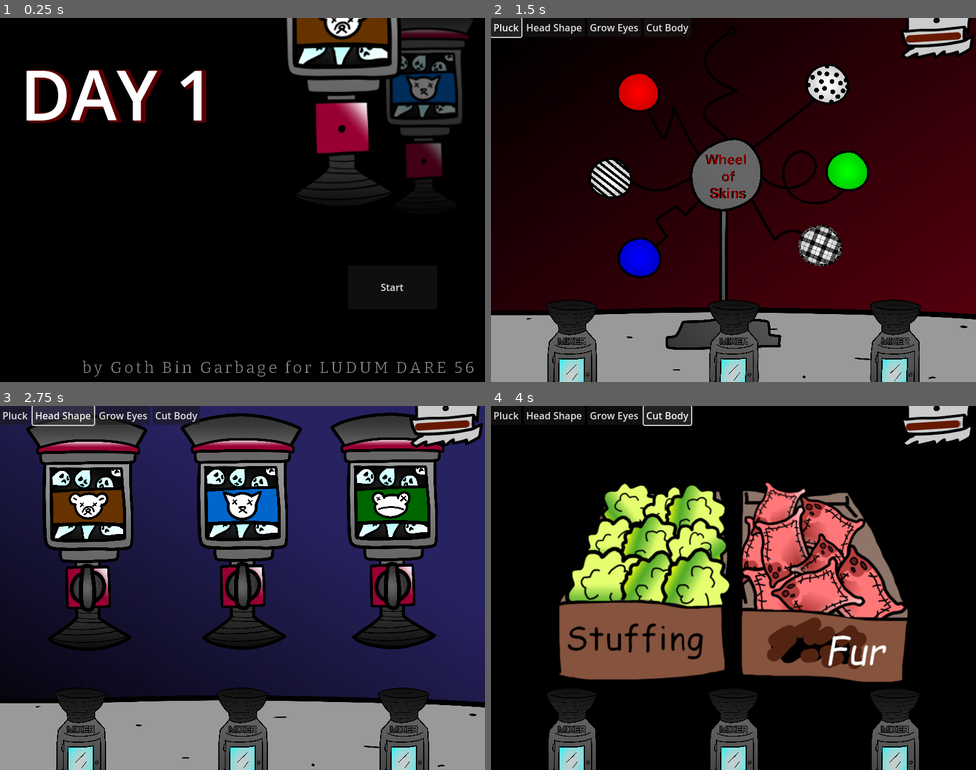
Above: before the commit, frames 1-4 (two rows, left to right).
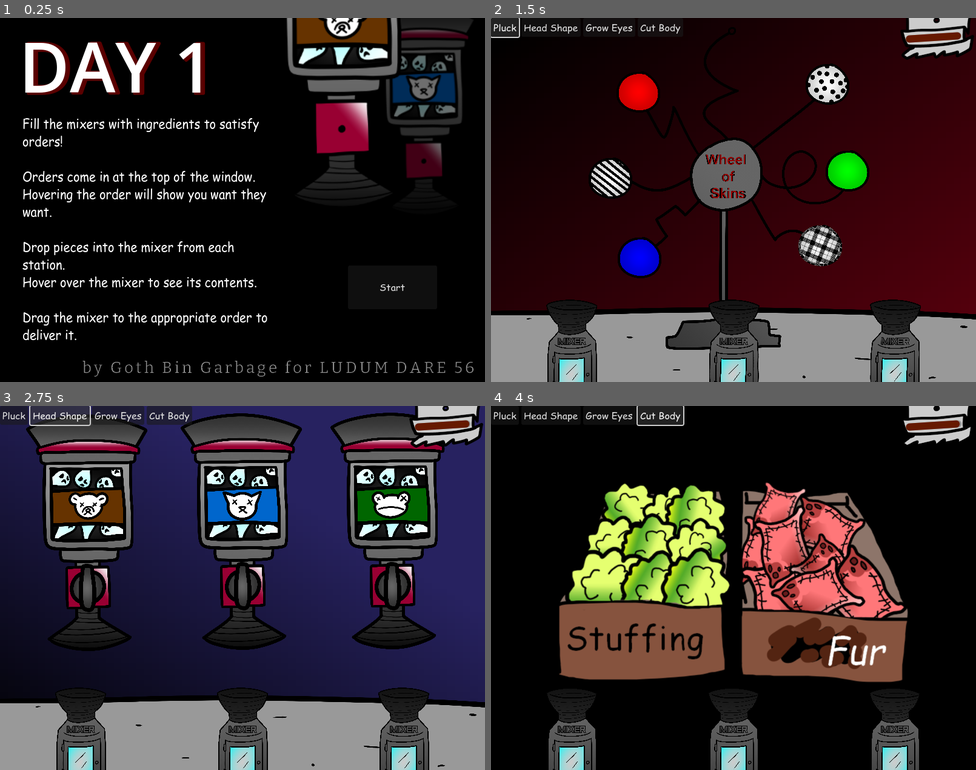
Above: after the commit, the same moments.

Repository: Goth-Bin-Garbage/build_a_dready_bear.swf
Game: Godot game, scene res://main.tscn
Two runs of this game, one before a commit and one after it. Both use one fixed random seed, a clock stepped at 60 frames per second and the inputs below.
Inputs:
- Up to frame 1 (0.25 s): no input
- Up to frame 2 (1.5 s): click "Start" at 0.5 s; click "Pluck" at 1.25 s
- Up to frame 3 (2.75 s): click "Head Shape" at 2 s
- Up to frame 4 (4 s): click "Grow Eyes" at 2.75 s; click "Cut Body" at 3.5 s

The runs differ from the first frame. In frame 1, 7.9% of the frame differs, in the area x 4-84%, y 6-89%; in frame 2, 0.5%; in frame 3, 0.6%; in frame 4, 0.6%.

Commit message:
instructions + comic sans

Diff:
--- a/day_screen.tscn
+++ b/day_screen.tscn
@@ -1,13 +1,22 @@
-[gd_scene load_steps=4 format=3 uid="uid://re4dn30y8pjc"]
+[gd_scene load_steps=7 format=3 uid="uid://re4dn30y8pjc"]
 
 [ext_resource type="Script" path="res://day_screen.gd" id="1_ir3j4"]
 [ext_resource type="Texture2D" uid="uid://d3jfsjn3j7spf" path="res://sprites/title_screen.png" id="1_qpn8g"]
+[ext_resource type="FontFile" uid="uid://d2m6ghn0q8df3" path="res://ui/Comic Sans MS.ttf" id="3_eugu7"]
 
 [sub_resource type="LabelSettings" id="LabelSettings_cia1q"]
 font_size = 114
 shadow_size = 11
 shadow_color = Color(0.352572, 4.42201e-07, 1.44392e-07, 1)
 shadow_offset = Vector2(5, 1)
+
+[sub_resource type="Theme" id="Theme_l8brh"]
+default_font = ExtResource("3_eugu7")
+
+[sub_resource type="Theme" id="Theme_pefw2"]
+default_font = ExtResource("3_eugu7")
+default_font_size = 20
+/fonts/Sans = ExtResource("3_eugu7")
 
 [node name="DayScreen" type="Node2D"]
 script = ExtResource("1_ir3j4")
@@ -17,10 +26,10 @@
 texture = ExtResource("1_qpn8g")
 
 [node name="DayNumberLabel" type="Label" parent="."]
-offset_left = 33.0
-offset_top = 47.0
-offset_right = 381.0
-offset_bottom = 254.0
+offset_left = 31.0
+offset_top = 1.0
+offset_right = 379.0
+offset_bottom = 208.0
 text = "DAY 0
 "
 label_settings = SubResource("LabelSettings_cia1q")
@@ -30,6 +39,22 @@
 offset_top = 408.0
 offset_right = 721.0
 offset_bottom = 480.0
+theme = SubResource("Theme_l8brh")
 text = "Start"
 
+[node name="RichTextLabel" type="RichTextLabel" parent="."]
+offset_left = 37.0
+offset_top = 159.0
+offset_right = 454.0
+offset_bottom = 536.0
+theme = SubResource("Theme_pefw2")
+text = "Fill the mixers with ingredients to satisfy orders!
+
+Orders come in at the top of the window. Hovering the order will show you want they want.
+
+Drop pieces into the mixer from each station.
+Hover over the mixer to see its contents.
+
+Drag the mixer to the appropriate order to deliver it."
+
 [connection signal="pressed" from="Button" to="." method="_on_button_pressed"]
--- a/ui/ui.tscn
+++ b/ui/ui.tscn
@@ -1,7 +1,20 @@
-[gd_scene load_steps=3 format=3 uid="uid://wvb1kyxrajvi"]
+[gd_scene load_steps=8 format=3 uid="uid://wvb1kyxrajvi"]
 
 [ext_resource type="PackedScene" uid="uid://2pyds7hom2cf" path="res://ui/mixer.tscn" id="1_ebuj0"]
 [ext_resource type="Script" path="res://ui/station_buttons.gd" id="2_3lymi"]
+[ext_resource type="FontFile" uid="uid://d2m6ghn0q8df3" path="res://ui/Comic Sans MS.ttf" id="3_474f3"]
+
+[sub_resource type="Theme" id="Theme_l7xr0"]
+default_font = ExtResource("3_474f3")
+
+[sub_resource type="Theme" id="Theme_ih8i6"]
+default_font = ExtResource("3_474f3")
+
+[sub_resource type="Theme" id="Theme_2ocjw"]
+default_font = ExtResource("3_474f3")
+
+[sub_resource type="Theme" id="Theme_m64qu"]
+default_font = ExtResource("3_474f3")
 
 [node name="UI" type="Node2D"]
 
@@ -27,18 +40,22 @@
 
 [node name="PluckBallsButton" type="Button" parent="StationButtons/HBoxContainer2"]
 layout_mode = 2
+theme = SubResource("Theme_l7xr0")
 text = "Pluck"
 
 [node name="HeadshapeButton" type="Button" parent="StationButtons/HBoxContainer2"]
 layout_mode = 2
+theme = SubResource("Theme_ih8i6")
 text = "Head Shape"
 
 [node name="GrowEyesButton" type="Button" parent="StationButtons/HBoxContainer2"]
 layout_mode = 2
+theme = SubResource("Theme_2ocjw")
 text = "Grow Eyes"
 
 [node name="CutBodyButton" type="Button" parent="StationButtons/HBoxContainer2"]
 layout_mode = 2
+theme = SubResource("Theme_m64qu")
 text = "Cut Body"
 
 [connection signal="pressed" from="StationButtons/HBoxContainer2/PluckBallsButton" to="StationButtons" method="_on_pluck_balls_button_pressed"]
Binary file added: ui/Comic Sans MS.ttf
Not shown, added: ui/Comic Sans MS.ttf.import
